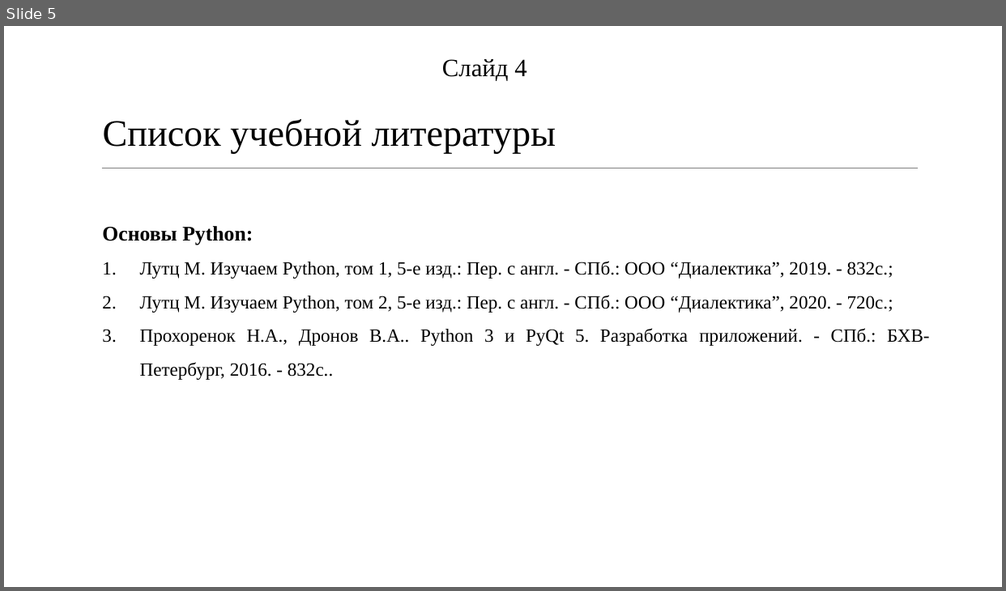
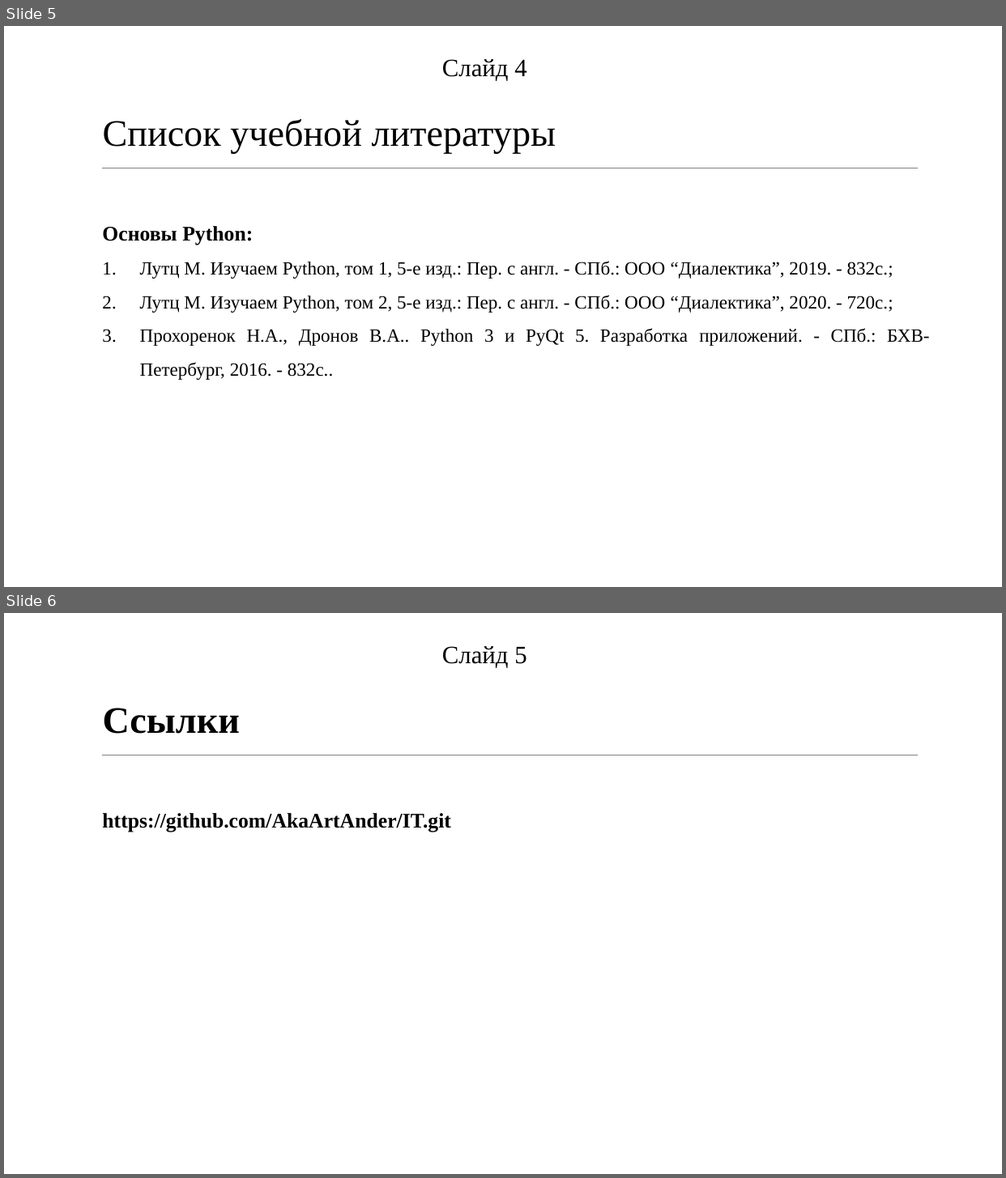
Before and after one commit to AkaArtAnder/IT, a slide deck: Content/Lectures/General/presentation.pptx. Shown one above the other, each under a label of ours: slide 5 before the commit, slides 5 and 6 after it. The pictures are 1006x591 and 1006x1178 pixels, drawn with LibreOffice and Linux fonts; fonts in the diff are those of the drawing. Boxes give left, top, right and bottom in pixels: in the first picture for what was removed or moved away, otherwise in the second. Text is boxed around its words. In the diff, an @@ line names an element or a change of style, - is before the commit and + after.

Commit message:
Лекция 1

```diff
--- a/Content/Lectures/General/presentation.pptx
+++ b/Content/Lectures/General/presentation.pptx
@@ slide 6 added at box(4, 613, 1002, 1174), background #FFFFFF; not listed: 2 template elements that a slide beside it also shows @@
@@ text added at box(442, 646, 526, 668), 24 pt, text #000000 @@
+Слайд 5
@@ text added at box(103, 708, 241, 734), 36 pt, text #000000, bold @@
+Ссылки
@@ text added at box(102, 813, 451, 833), 20 pt, text #000000, bold @@
+https://github.com/AkaArtAnder/IT.git
```
